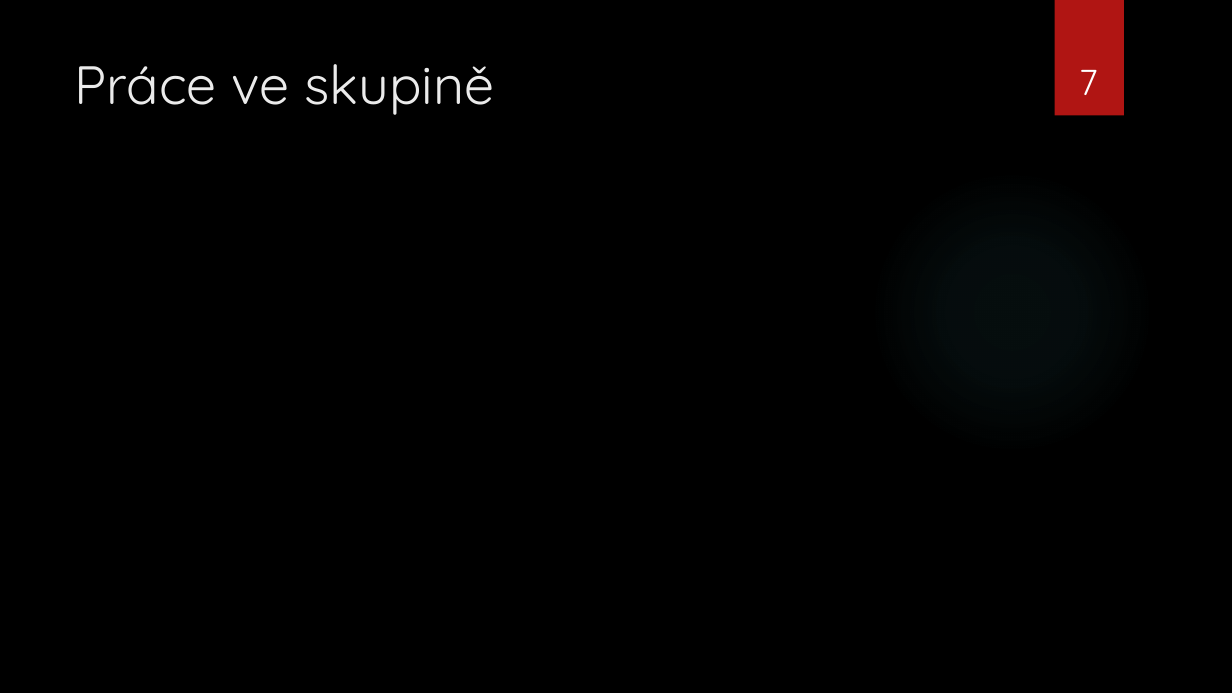
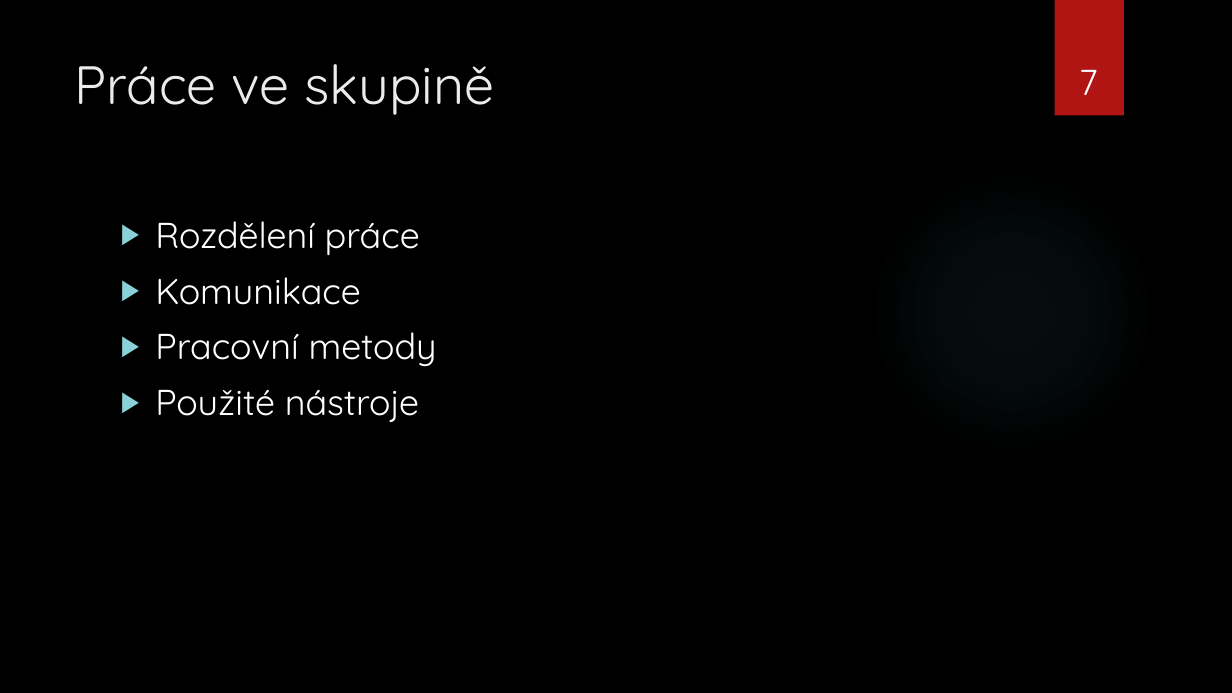
Before and after one commit to jakubman1/IFJ18, a slide deck: slide 7 of docs/IFJ-Prezentace.pptx. Drawn at 1232x693 pixels with LibreOffice and Linux fonts; fonts in the diff are those of the drawing; background and template pictures are left out. Boxes give left, top, right and bottom in pixels: in the first picture for what was removed or moved away, otherwise in the second. Text is boxed around its words. In the diff, an @@ line names an element or a change of style, - is before the commit and + after.

```diff
--- a/docs/IFJ-Prezentace.pptx
+++ b/docs/IFJ-Prezentace.pptx
@@ text added at <box>155,221,437,422</box>, 28 pt, text #FFFFFF @@
+▶ Rozdělení práce
+▶ Komunikace
+▶ Pracovní metody
+▶ Použité nástroje
```
Also in this commit, not shown: 1 other slide changed, 2 other files.
